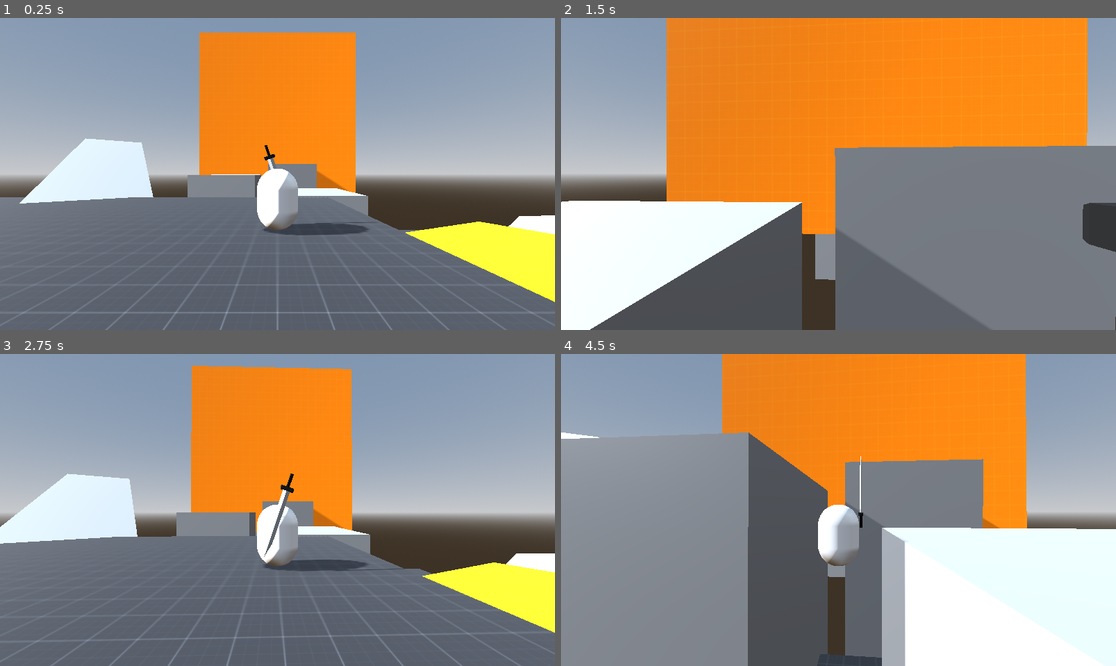
Above: before the commit, frames 1-4 (two rows, left to right).
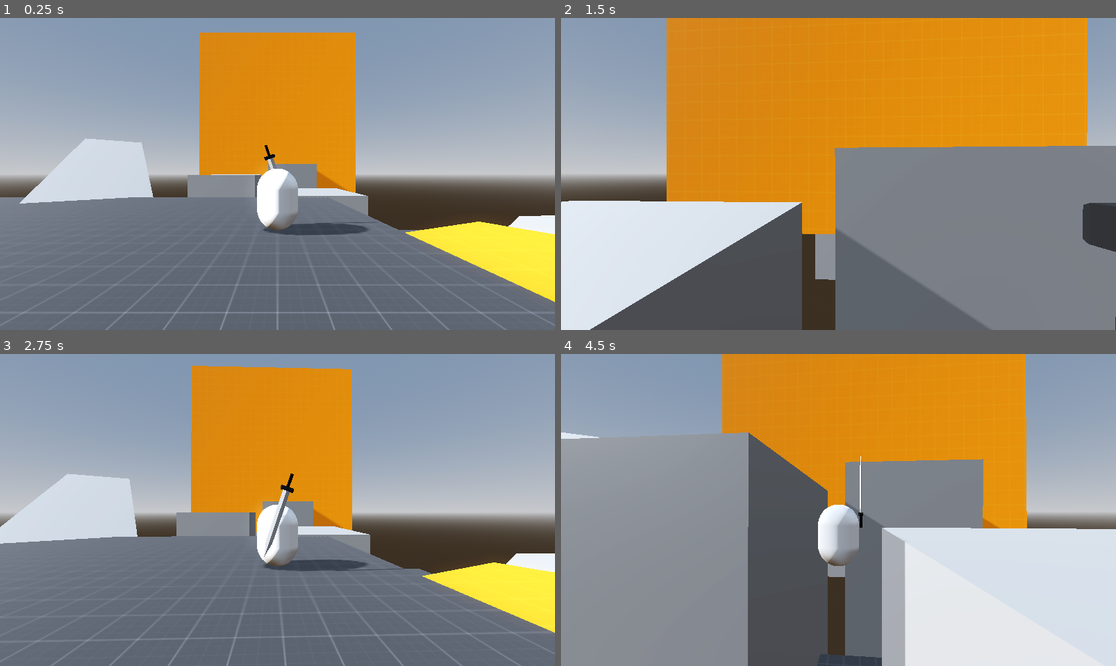
Above: after the commit, the same moments.

Repository: WarioGiant/3D-MV
Game: Godot game, scene res://world.tscn
Same seed, same stepped clock (60 frames per second), same inputs: the game is played once before the commit and once after it.
Inputs (mouse positions are in pixels of both pictures, inside the frame that each line leads up to):
- Up to frame 1 (0.25 s): no input
- Up to frame 2 (1.5 s): tap Enter (ui_accept) at 0.5 s; move the mouse to (866, 174) at 0.52 s; hold Shift (dash) 0.53-1.28 s; hold W (forward) from 0.53 s (still down); tap Space (jump) at 0.77, 0.8, 1.07, 1.35 s; move the mouse to (810, 174) at 1.27 s
- Up to frame 3 (2.75 s): keep holding W (forward); tap Space (jump) at 1.52, 1.82, 2.3 s; tap Shift (dash) at 1.55 s; move the mouse to (288, 503) at 2.02 s; hold Shift (dash) from 2.03 s (still down)
- Up to frame 4 (4.5 s): keep holding W (forward); move the mouse to (832, 516) at 2.77 s; release Shift (dash) at 2.78 s; tap Q (lock_on) at 2.85 s; tap Space (jump) at 3.02, 3.32, 3.77, 3.8, 4.07, 4.35 s; tap Shift (dash) at 3.05 s; move the mouse to (877, 513) at 3.52 s; hold Shift (dash) 3.53-4.28 s; move the mouse to (794, 506) at 4.27 s

The runs differ from the first frame. In frame 1, 13% of the frame differs, in the area x 3-100%, y 4-92%; in frame 2, 31%, in the area x 0-95%, y 0-100%; in frame 3, 14%; in frame 4, 30%.

Commit message:
organization

Diff:
--- a/player.gd
+++ b/player.gd
@@ -73,28 +73,9 @@
 		jump_timer -= delta
 		jump_timer = max(jump_timer, 0)
 	if is_on_floor():
-		if Input.is_action_just_pressed("jump") or (jump_timer and Input.is_action_pressed("jump")):
+		if (jump_timer and Input.is_action_pressed("jump")):
 			jump_timer = 0
 			velocity.y = jump_velocity
-
-func dash(delta) -> void:
-	if is_on_floor() and not dashes:
-		dashes = 1
-	if Input.is_action_pressed("dash") and dashes:
-		dash_charge_time += delta
-		can_move = false
-		walking_time = 0
-		direction = Vector3.ZERO
-		velocity.y = 0
-		velocity = lerp(velocity, Vector3.ZERO, delta * 5)
-	elif dash_charge_time and dashes:
-		dash_charge_time = 0
-		dashes -= 1
-		velocity = local_input_dir * 135
-		if velocity.length():
-			walking_time = 1.0
-		can_move = true
-		gravity = 30.
 
 func grab(delta) -> void:
 	if Input.is_action_pressed("grab") and is_on_wall_only():
@@ -116,6 +97,25 @@
 		can_move = true
 		grabbed = false
 		gravity = 30.0
+
+func dash(delta) -> void:
+	if is_on_floor() and not dashes:
+		dashes = 1
+	if Input.is_action_pressed("dash") and dashes:
+		dash_charge_time += delta
+		can_move = false
+		walking_time = 0
+		direction = Vector3.ZERO
+		velocity.y = 0
+		velocity = lerp(velocity, Vector3.ZERO, delta * 5)
+	elif dash_charge_time and dashes:
+		dash_charge_time = 0
+		dashes -= 1
+		velocity = local_input_dir * 135
+		if velocity.length():
+			walking_time = 1.0
+		can_move = true
+		gravity = 30.
 
 func _process(delta) -> void:
 	handle_camera(delta)
--- a/project.godot
+++ b/project.godot
@@ -14,10 +14,6 @@
 run/main_scene="res://world.tscn"
 config/features=PackedStringArray("4.0", "Forward Plus")
 boot_splash/show_image=false
-
-[debug]
-
-settings/stdout/print_fps=true
 
 [input]
 
@@ -99,6 +95,11 @@
 "events": [Object(InputEventJoypadButton,"resource_local_to_scene":false,"resource_name":"","device":-1,"button_index":3,"pressure":0.0,"pressed":true,"script":null)
 ]
 }
+ground_pound={
+"deadzone": 0.5,
+"events": [Object(InputEventJoypadButton,"resource_local_to_scene":false,"resource_name":"","device":-1,"button_index":10,"pressure":0.0,"pressed":true,"script":null)
+]
+}
 
 [rendering]
 
--- a/world.tscn
+++ b/world.tscn
@@ -17,7 +17,8 @@
 tonemap_mode = 2
 ssao_enabled = true
 ssil_enabled = true
-sdfgi_use_occlusion = true
+sdfgi_y_scale = 0
+glow_enabled = true
 
 [sub_resource type="StandardMaterial3D" id="StandardMaterial3D_vdhay"]
 albedo_texture = ExtResource("2_a758j")
